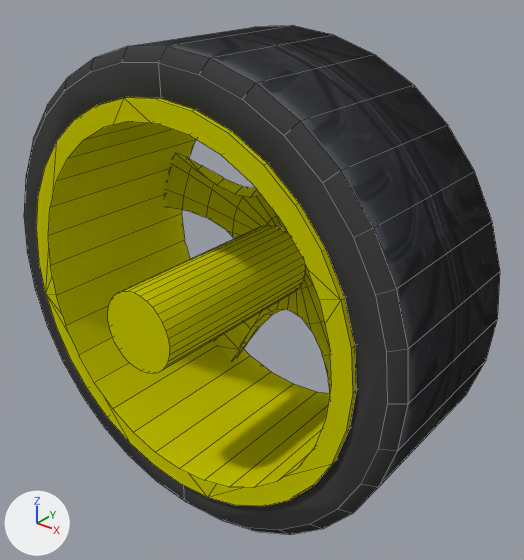
The Blender file jetduinobot_description/meshes/wheel.blend: old version first, new version second.
Before and after are seen from a 50 mm camera at (0.548, -0.638, 0.406) aimed at (0.03, 0.009, 0.005). The lights are fixed; the arrows at lower left show +X, +Y and +Z. Mesh edges are drawn as thin lines.
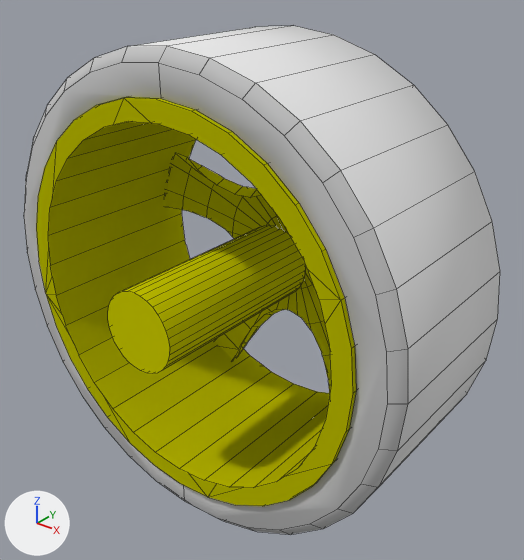
Location of each change, (x1, y1, x2, y2) in pixels of the pictures (524 x 560 px):
part 1 of me_cylinder, recoloured (black to grey): (24, 46, 408, 534) in both
part 2 of me_cylinder, recoloured (black to grey): (134, 26, 500, 485) in both

What the commit changed:
Material 'tread.001' (mat_tread_001) is new.
Its base color is (0.8, 0.8, 0.8) (white #e7e7e7).
Material 'tire_color.001' (mat_tire_color_001) is new.
Its base color is (0.55, 0.55, 0.55) (light grey #c4c4c4).
me_cylinder has 192 vertices, 132 faces and spans x -1.0..1.0, y -1.0..1.0, z -0.95..0.95.
me_cylinder is used by ob_cylinder; location (0.0, 0.0, 0.0); rotation (1.571, 0.0, 0.0), in degrees (90, 0, 0); scale (0.3, 0.3, 0.125).
me_cylinder part 1: all 100 faces that had it switch from mat_tire_color (black #424242) to mat_tire_color_001 (light grey #c4c4c4).
me_cylinder part 2: all 32 faces that had it switch from mat_tread to mat_tread_001 (white #e7e7e7).
